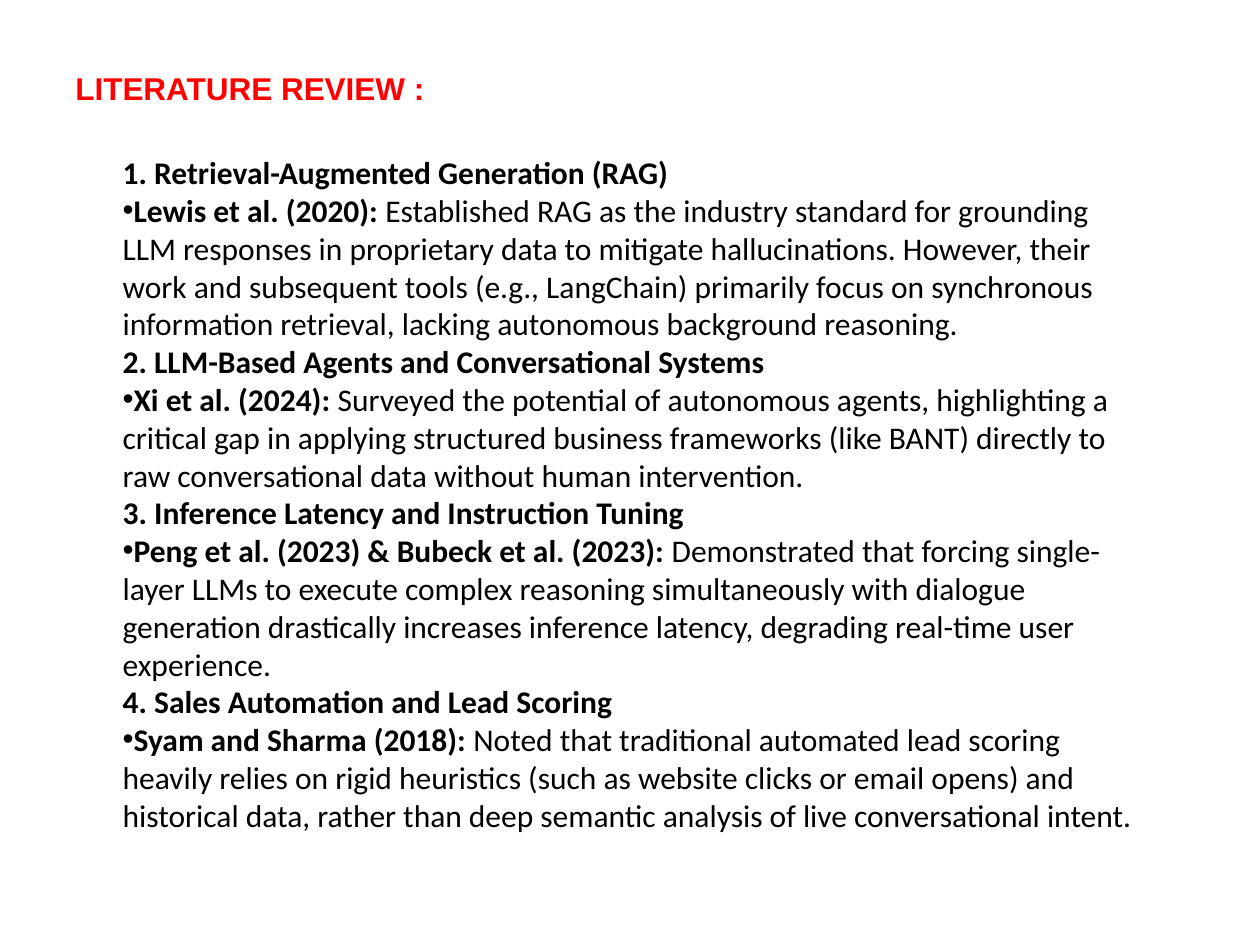
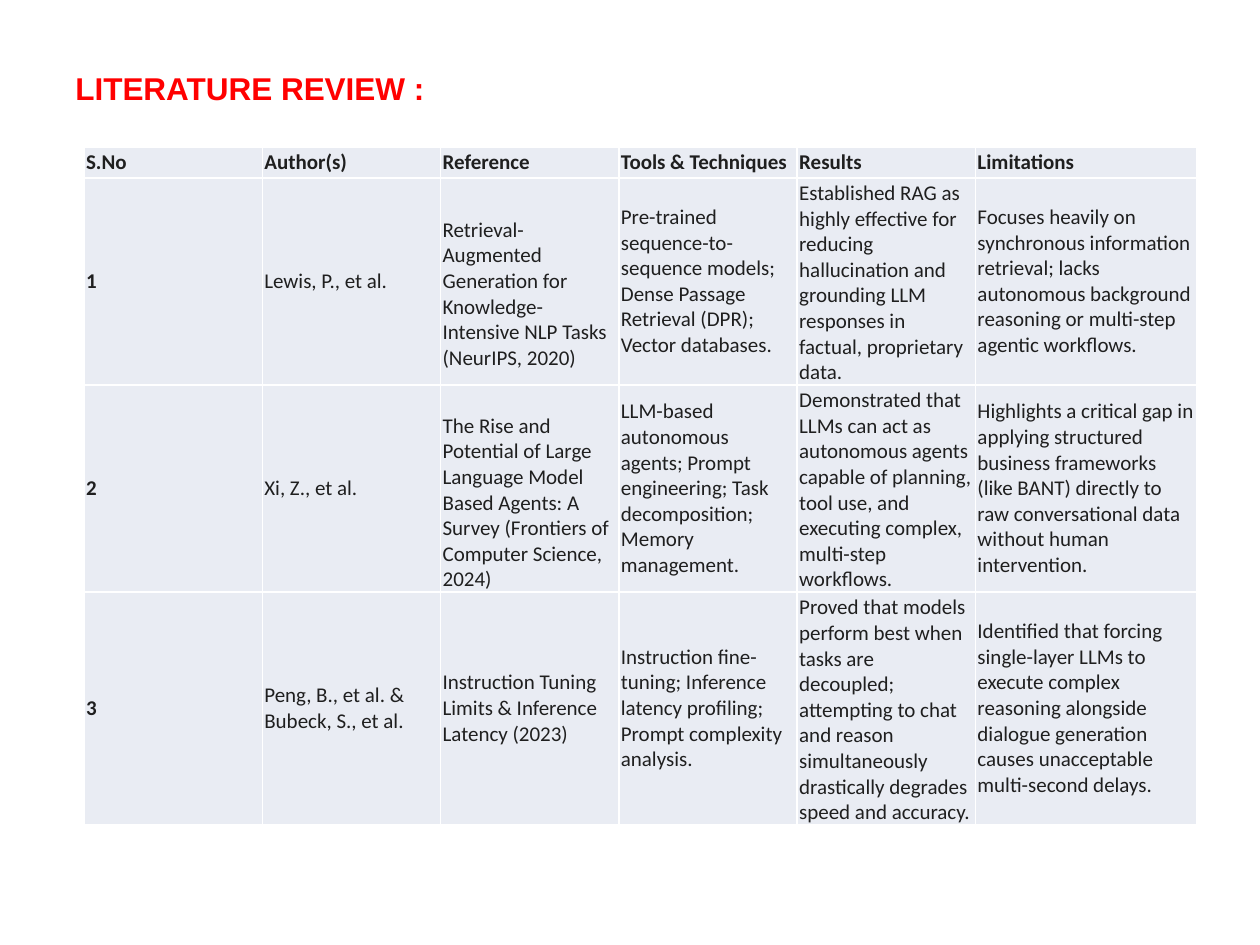
Before and after one commit to shyam-210/SalesGPT, a slide deck: slide 7 of SalesGPTPresentation.pptx. Drawn at 1260x945 pixels with LibreOffice and Linux fonts; fonts in the diff are those of the drawing. Boxes give left, top, right and bottom in pixels: in the first picture for what was removed or moved away, otherwise in the second. Text is boxed around its words. In the diff, an @@ line names an element or a change of style, - is before the commit and + after.

Commit message:
updated abstract and PPT for presentation

```diff
--- a/SalesGPTPresentation.pptx
+++ b/SalesGPTPresentation.pptx
@@ table added at [84, 147, 1201, 827], 4 rows, 6 columns @@
+S.No | Author(s) | Reference | Tools & Techniques | Results | Limitations
+1 | Lewis, P., et al. | Retrieval-Augmented Generation for Knowledge-Intensive NLP Tasks (NeurIPS, 2020) | Pre-trained sequence-to-sequence models; Dense Passage Retrieval (DPR); Vector databases. | Established RAG as highly effective for reducing hallucination and grounding LLM responses in factual, proprietary data. | Focuses heavily on synchronous information retrieval; lacks autonomous background reasoning or multi-step agentic workflows.
+2 | Xi, Z., et al. | The Rise and Potential of Large Language Model Based Agents: A Survey (Frontiers of Computer Science, 2024) | LLM-based autonomous agents; Prompt engineering; Task decomposition; Memory management. | Demonstrated that LLMs can act as autonomous agents capable of planning, tool use, and executing complex, multi-step workflows. | Highlights a critical gap in applying structured business frameworks (like BANT) directly to raw conversational data without human intervention.
+3 | Peng, B., et al. & Bubeck, S., et al. | Instruction Tuning Limits & Inference Latency (2023) | Instruction fine-tuning; Inference latency profiling; Prompt complexity analysis. | Proved that models perform best when tasks are decoupled; attempting to chat and reason simultaneously drastically degrades speed and accuracy. | Identified that forcing single-layer LLMs to execute complex reasoning alongside dialogue generation causes unacceptable multi-second delays.
@@ text removed at [123, 161, 1131, 832] @@
-1. Retrieval-Augmented Generation (RAG)
-• Lewis et al. (2020): Established RAG as the industry standard for grounding LLM responses in proprietary data to mitigate hallucinations. However, their work and subsequent tools (e.g., LangChain) primarily focus on synchronous information retrieval, lacking autonomous background reasoning.
-2. LLM-Based Agents and Conversational Systems
-• Xi et al. (2024): Surveyed the potential of autonomous agents, highlighting a critical gap in applying structured business frameworks (like BANT) directly to raw conversational data without human intervention.
-3. Inference Latency and Instruction Tuning
-• Peng et al. (2023) & Bubeck et al. (2023): Demonstrated that forcing single-layer LLMs to execute complex reasoning simultaneously with dialogue generation drastically increases inference latency, degrading real-time user experience.
-4. Sales Automation and Lead Scoring
-• Syam and Sharma (2018): Noted that traditional automated lead scoring heavily relies on rigid heuristics (such as website clicks or email opens) and historical data, rather than deep semantic analysis of live conversational intent.
```
Also in this commit, not shown: 2 other files.
